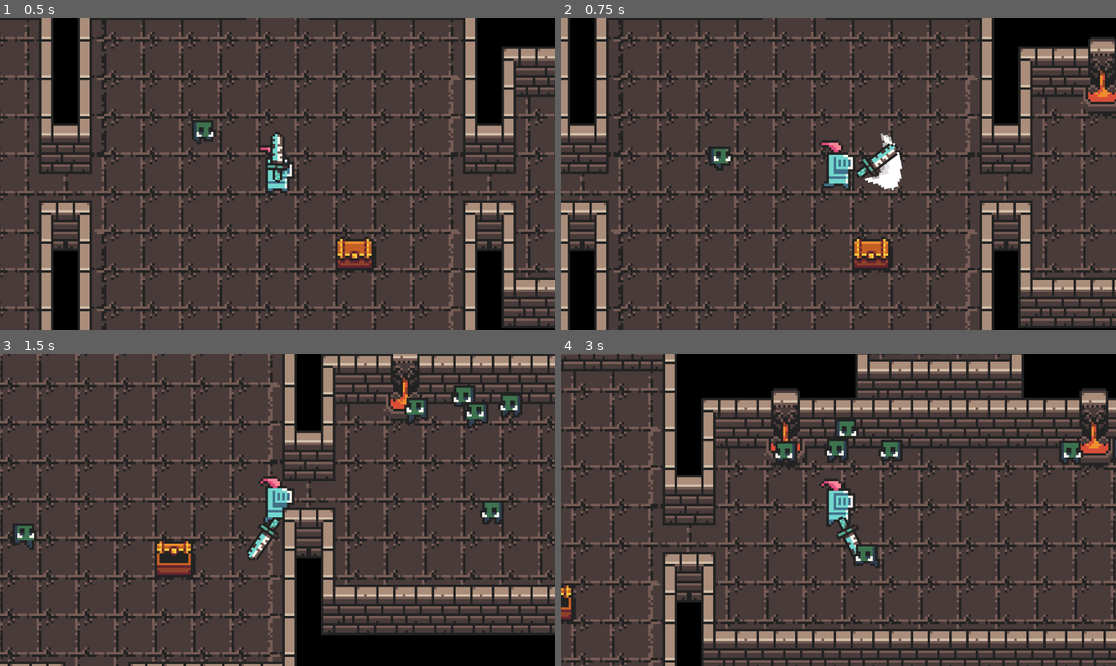
Above: before the commit, frames 1-4 (two rows, left to right).
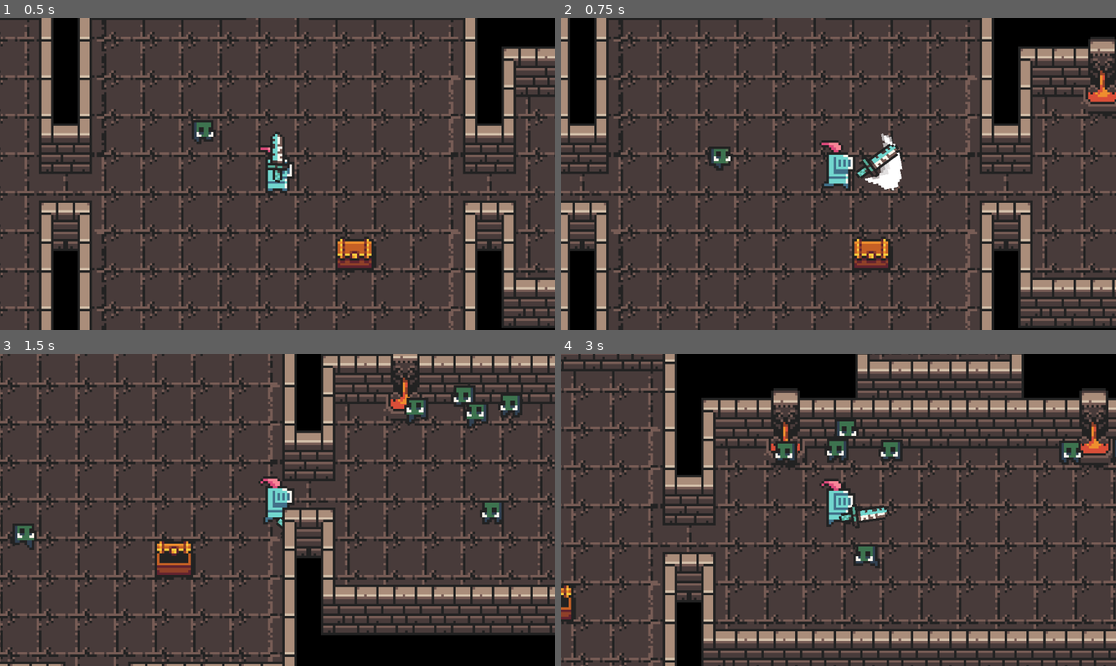
Above: after the commit, the same moments.

Repository: annoah-edu/tcss360-dungeon-rpg
Game: Godot game, scene res://scenes/map/map.tscn
The game is run twice, just before and just after one commit, with the same random seed, the same clock (stepped at 60 frames per second) and the same inputs.
Inputs (mouse positions are in pixels of both pictures, inside the frame that each line leads up to):
- Up to frame 1 (0.5 s): no input
- Up to frame 2 (0.75 s): move the mouse to (960, 158) at 0.52 s; press the mouse at (960, 158) at 0.53 s; hold D (move right) from 0.53 s (still down)
- Up to frame 3 (1.5 s): move the mouse to (166, 525) at 1.27 s; release D (move right) at 1.28 s; release the mouse at (166, 525) at 1.28 s; hold S (move down) from 1.28 s (still down); click (166, 525) at 1.35 s
- Up to frame 4 (3 s): move the mouse to (894, 441) at 2.02 s; release S (move down) at 2.03 s; press the mouse at (894, 441) at 2.03 s; hold D (move right) 2.03-2.78 s; move the mouse to (810, 572) at 2.77 s; release the mouse at (810, 572) at 2.78 s; hold W (move up) from 2.78 s (still down); click (810, 572) at 2.85 s

Frame 1 is identical in both runs. In frame 2, 0.1% of the frame differs, in the area x 53-62%, y 36-56%; in frame 3, 0.4%; in frame 4, 0.5%, in the area x 49-60%, y 48-66%.

Commit message:
Adjusted attack animation to stop tracking mouse during attack

Diff:
--- a/player.gd
+++ b/player.gd
@@ -20,7 +20,8 @@
 func _physics_process(_delta: float) -> void:
 	_handle_movement()
 	_handle_animations()
-	_handle_weapon_rotation()
+	if atk_cooldown <= 0:
+		_handle_weapon_rotation()
 
 func _process(delta: float) -> void:
 	atk_cooldown -= delta
@@ -71,6 +72,8 @@
 ## Plays attacking animations when the player is attacking.
 func _handle_attacking() -> void:
 	if Input.is_action_pressed("attack") and atk_cooldown <= 0:
+		_handle_weapon_rotation()
+
 		anim_player.stop()
 		anim_player.speed_scale = 0.5 / atk_rate
 		anim_player.play("swing")
